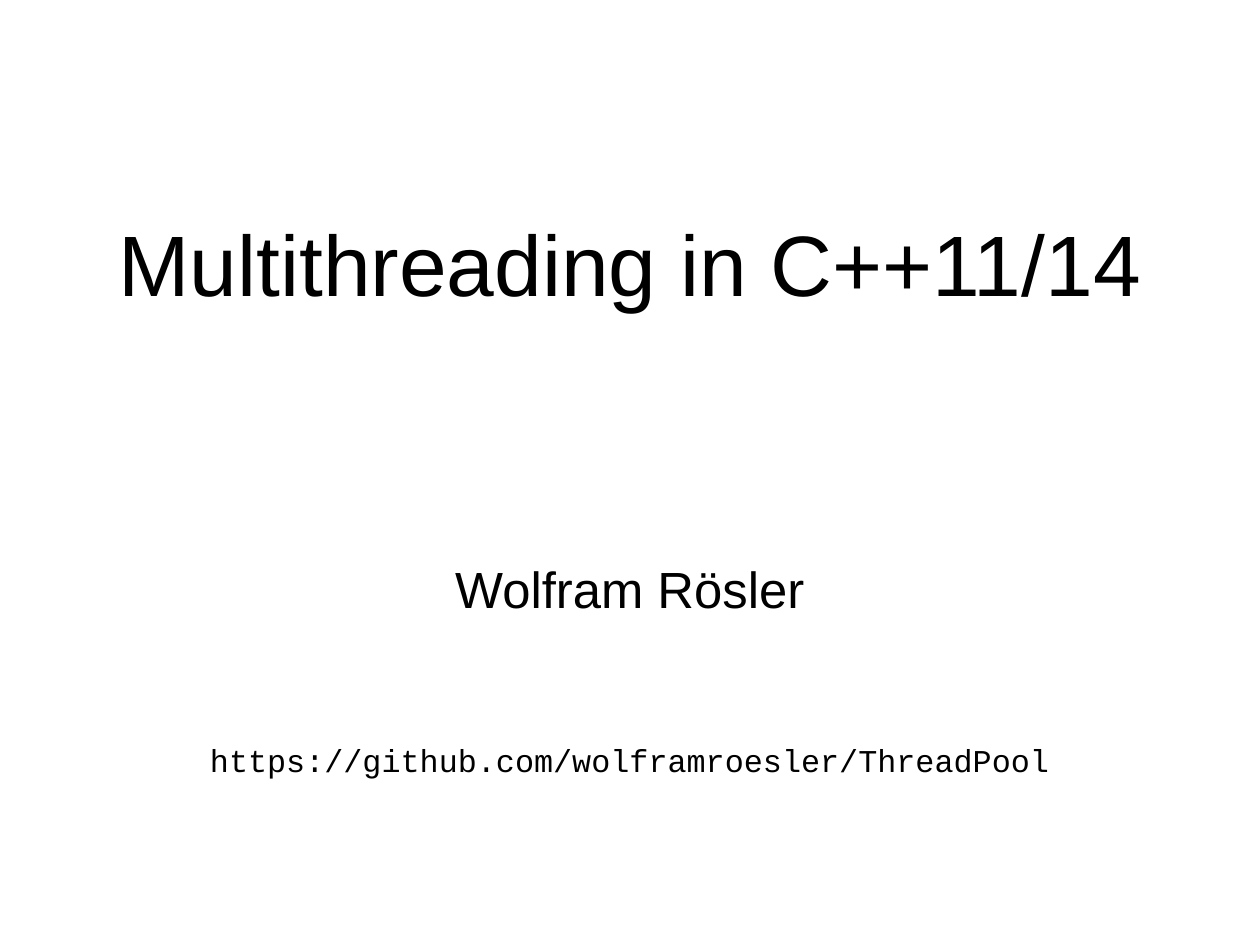
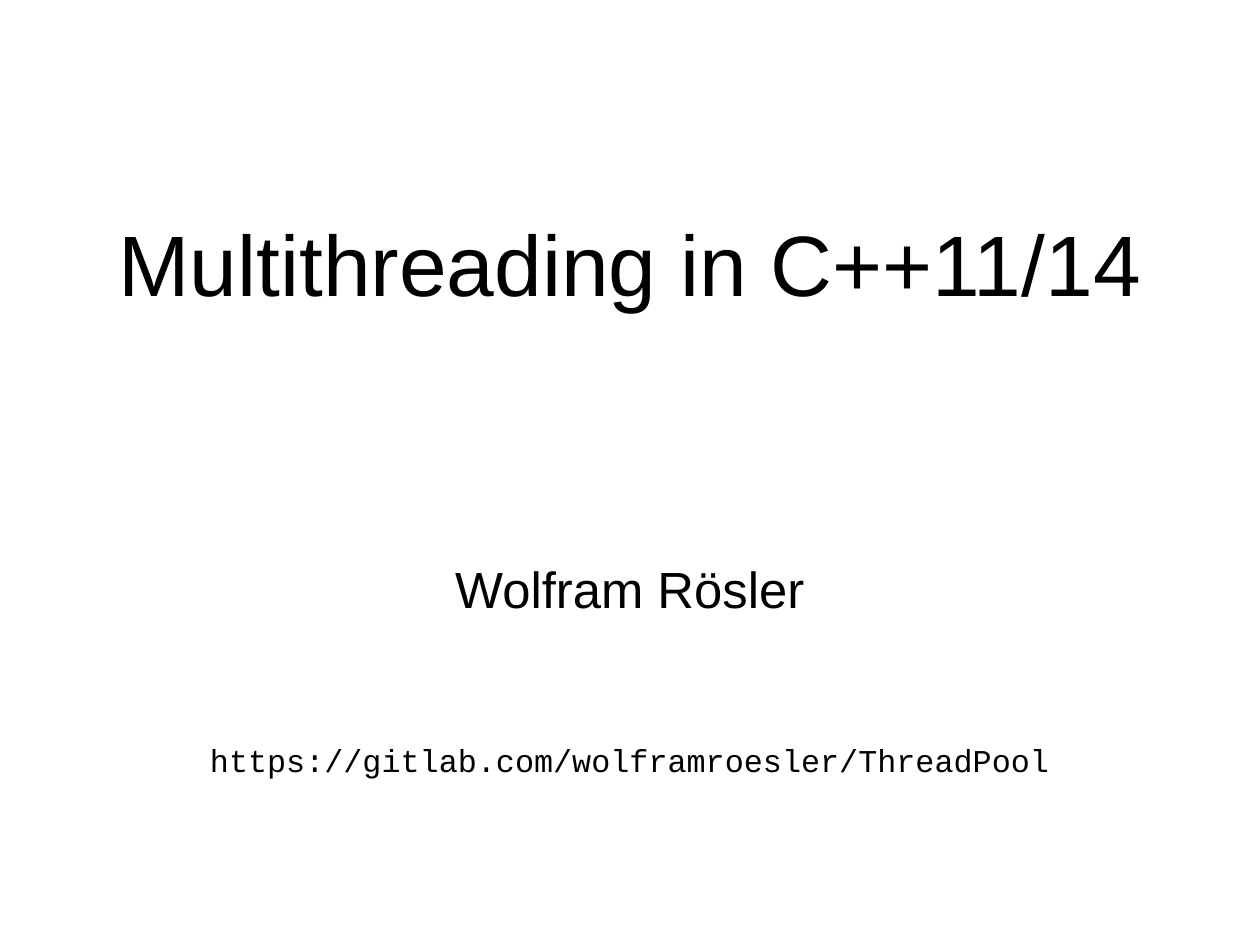
Before and after one commit to wolframroesler/Talks, a slide deck: slide 1 of ThreadPoolTitle.odp. Drawn at 1260x945 pixels with LibreOffice and Linux fonts; fonts in the diff are those of the drawing. Boxes give left, top, right and bottom in pixels: in the first picture for what was removed or moved away, otherwise in the second. Text is boxed around its words. In the diff, an @@ line names an element or a change of style, - is before the commit and + after.

Commit message:
Move to gitlab

```diff
--- a/ThreadPoolTitle.odp
+++ b/ThreadPoolTitle.odp
@@ subtitle at <box>210,749,1049,779</box>: text changed @@
-https://github.com/wolframroesler/ThreadPool
+https://gitlab.com/wolframroesler/ThreadPool
```
Also in this commit, not shown: 4 other files.
